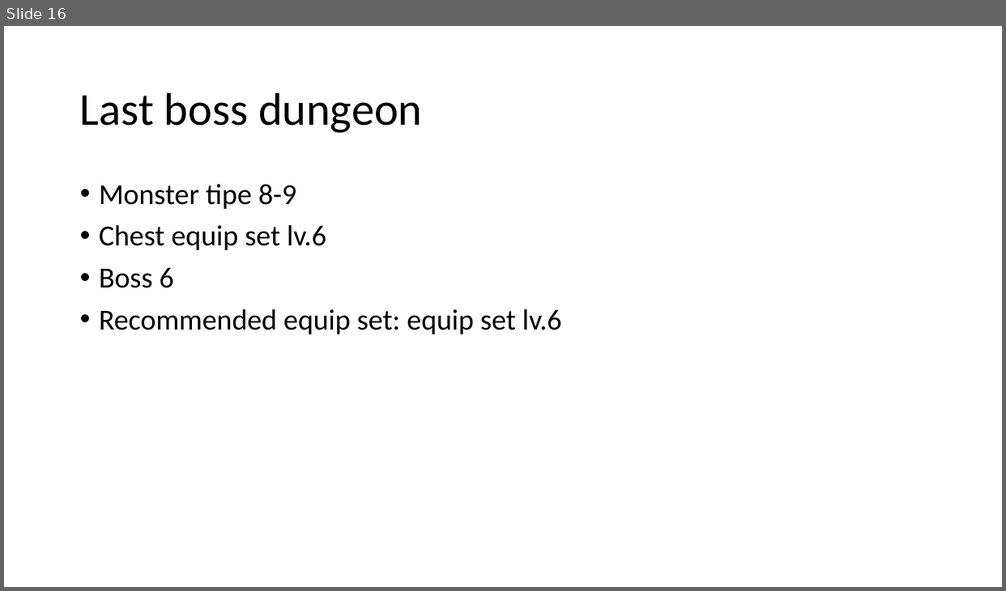
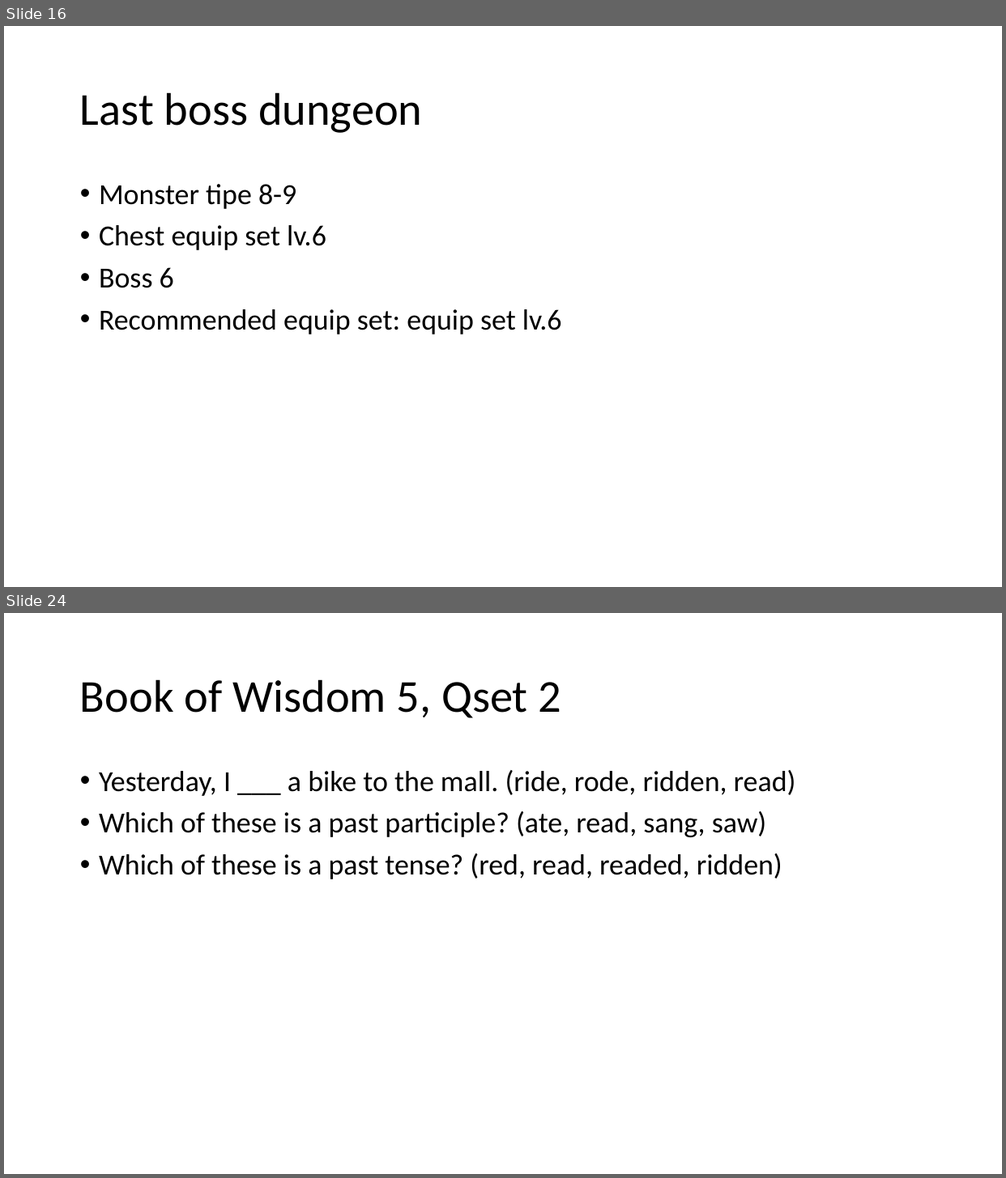
Before and after one commit to nawamkihafahd/PowerOfWisdom, a slide deck: Konsep.pptx. Shown one above the other, each under a label of ours: slide 16 before the commit, slides 16 and 24 after it; the slides between them are not shown. The pictures are 1006x591 and 1006x1178 pixels, drawn with LibreOffice and Linux fonts; fonts in the diff are those of the drawing. Boxes give left, top, right and bottom in pixels: in the first picture for what was removed or moved away, otherwise in the second. Text is boxed around its words. In the diff, an @@ line names an element or a change of style, - is before the commit and + after.

```diff
--- a/Konsep.pptx
+++ b/Konsep.pptx
@@ slide 24 added at bbox=[4, 613, 1002, 1174], background #FFFFFF @@
@@ title added at bbox=[80, 679, 562, 718], 44 pt, text #000000 @@
+Book of Wisdom 5, Qset 2
@@ text added at bbox=[99, 770, 796, 879], 28 pt, text #000000 @@
+• Yesterday, I ___ a bike to the mall. (ride, rode, ridden, read)
+• Which of these is a past participle? (ate, read, sang, saw)
+• Which of these is a past tense? (red, read, readed, ridden)
```
Also in this commit, not shown: 1 slide changed, 25 other slides added, 1 other file.
